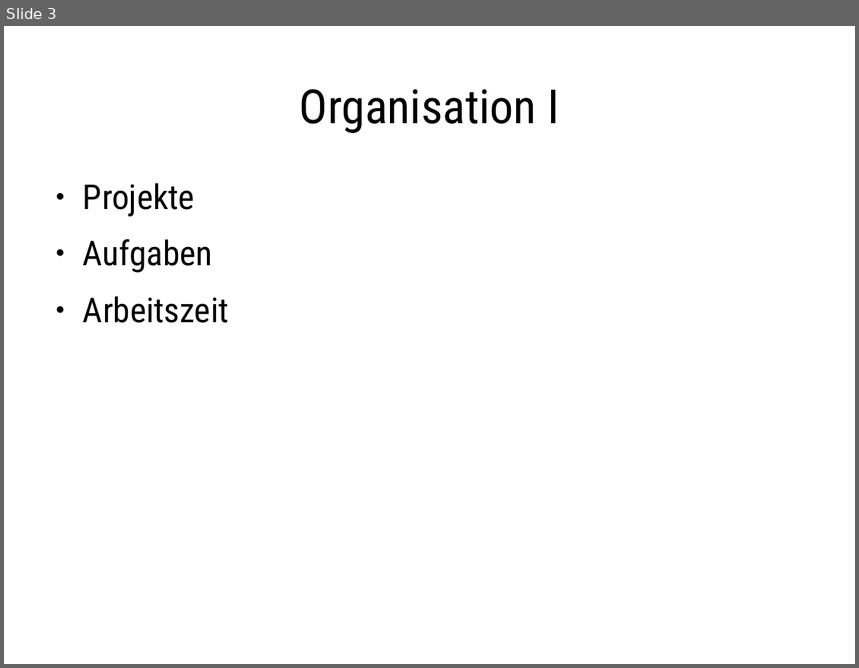
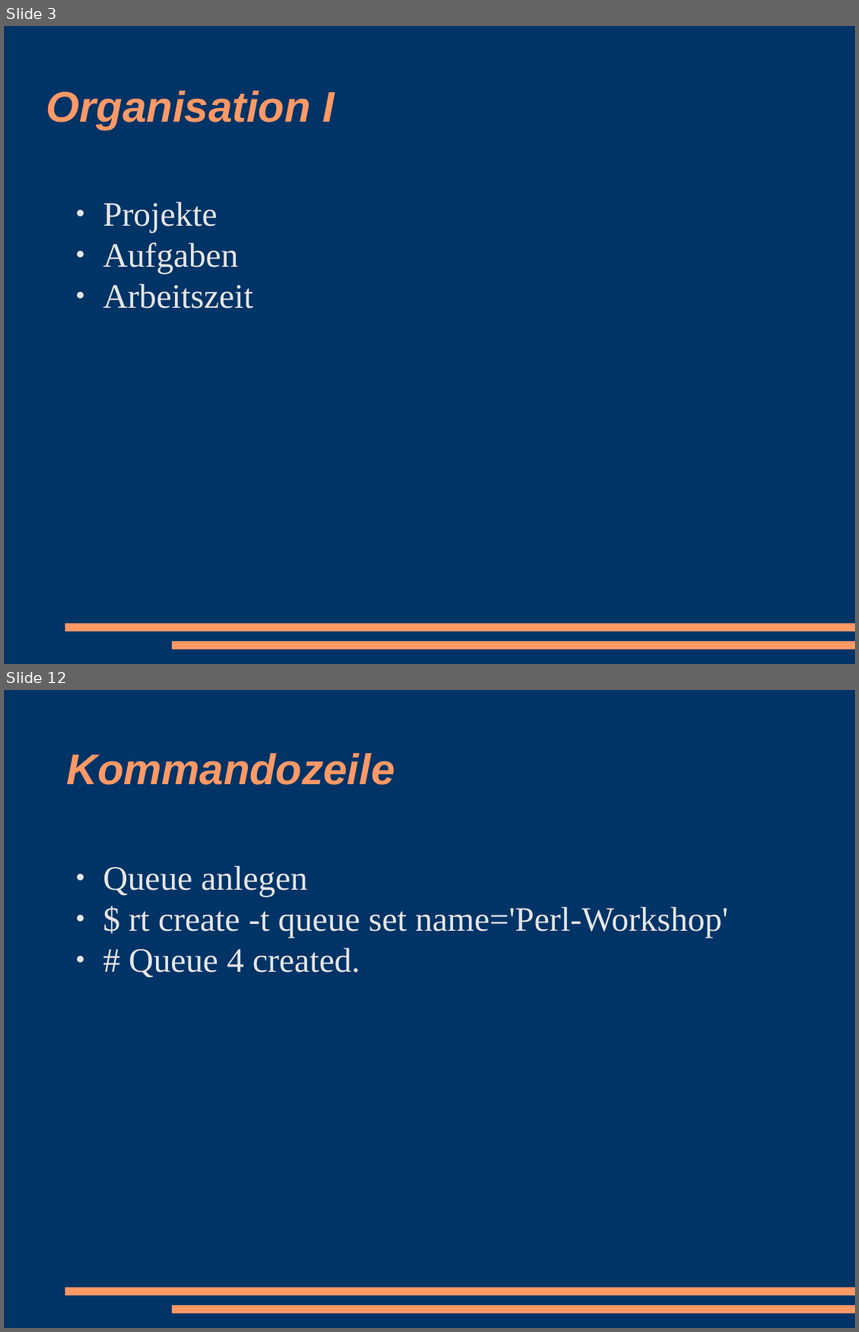
Before and after one commit to racke/Presentations, a slide deck: pws2008/rtrest.odp. Shown one above the other, each under a label of ours: slide 3 before the commit, slides 3 and 12 after it; the slides between them are not shown. The pictures are 859x668 and 859x1332 pixels, drawn with LibreOffice and Linux fonts; fonts in the diff are those of the drawing. Boxes give left, top, right and bottom in pixels: in the first picture for what was removed or moved away, otherwise in the second. Text is boxed around its words. In the diff, an @@ line names an element or a change of style, - is before the commit and + after.

```diff
--- a/pws2008/rtrest.odp
+++ b/pws2008/rtrest.odp
@@ slide 12 added at box(4, 690, 855, 1328), background #003366; not listed: 2 template elements that a slide beside it also shows @@
@@ title added at box(66, 753, 395, 785), 40 pt, text #FF9966, bold, italic @@
+Kommandozeile
@@ text added at box(103, 866, 728, 978), 32 pt, text #E6E6E6 @@
+● Queue anlegen
+● $ rt create -t queue set name='Perl-Workshop'
+● # Queue 4 created.
@@ slide 3 changed as well @@
@@ background #FFFFFF to #003366 @@
@@ title "Organisation I" at box(47, 91, 335, 129): size 44 to 40 pt, font Roboto Condensed to Arial, text colour #000000 to #FF9966, bold on, italic on; alignment centre to left @@
@@ text "Projekte": place and size @@
-text "Projekte" at box(83, 183, 229, 323)
+text "Projekte" at box(103, 202, 253, 309)
@@ text "Projekte" at box(103, 202, 253, 309): font Roboto Condensed to Times New Roman, text colour #000000 to #E6E6E6; less space between paragraphs; bullet colour #000000 to #E6E6E6 @@
@@ rectangle added at box(65, 624, 855, 632), fill #FF9966 @@
@@ rectangle added at box(172, 642, 855, 650), fill #FF9966 @@
```
Also in this commit, not shown: 11 other slides changed, 4 other slides added, 3 slides removed.
